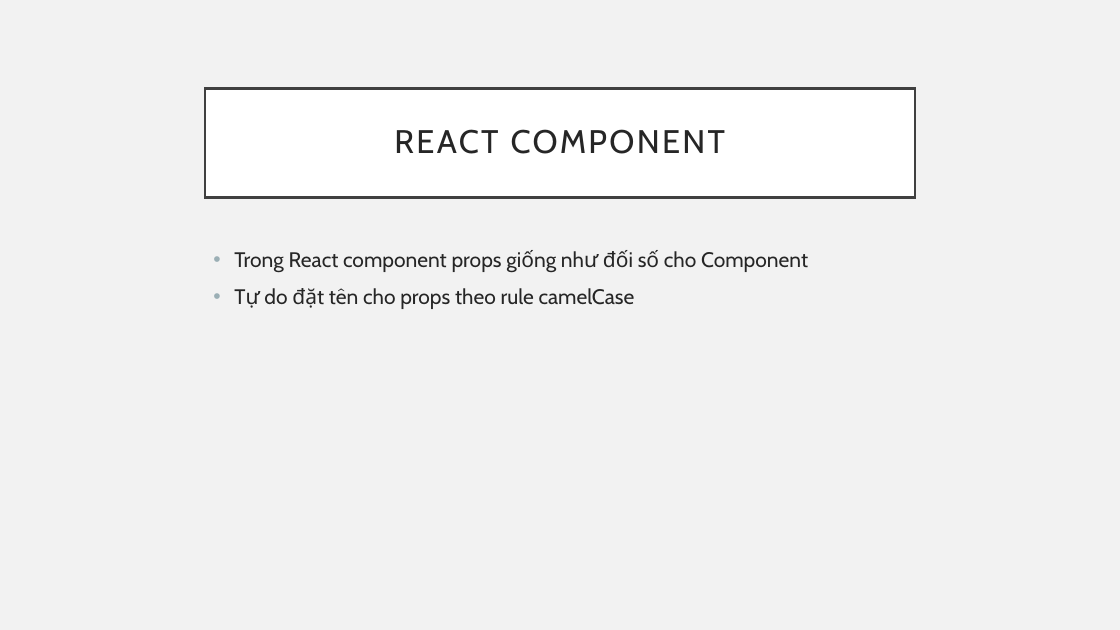
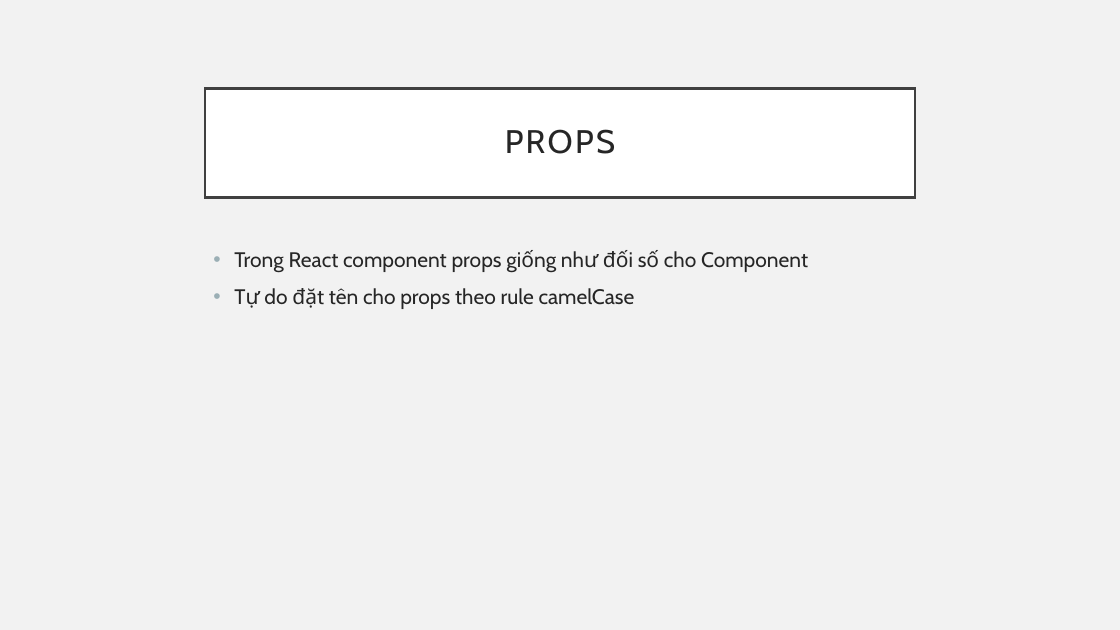
Before and after one commit to sobbingwind/React, a slide deck: slide 12 of 8_Props and Components.pptx (slide 8 before the commit). Drawn at 1120x630 pixels with LibreOffice and Linux fonts; fonts in the diff are those of the drawing. Boxes give left, top, right and bottom in pixels: in the first picture for what was removed or moved away, otherwise in the second. Text is boxed around its words. In the diff, an @@ line names an element or a change of style, - is before the commit and + after.

```diff
--- a/8_Props and Components.pptx
+++ b/8_Props and Components.pptx
@@ title at [505, 129, 615, 154]: text changed @@
-REACT COMPONENT
+PROPS
```
Also in this commit, not shown: 2 other slides changed, 5 slides added.
